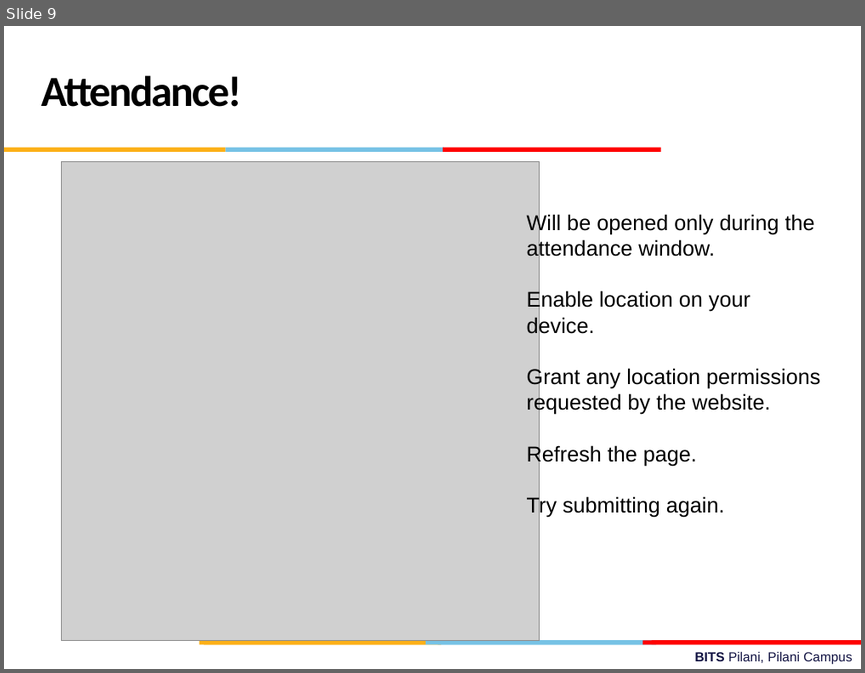
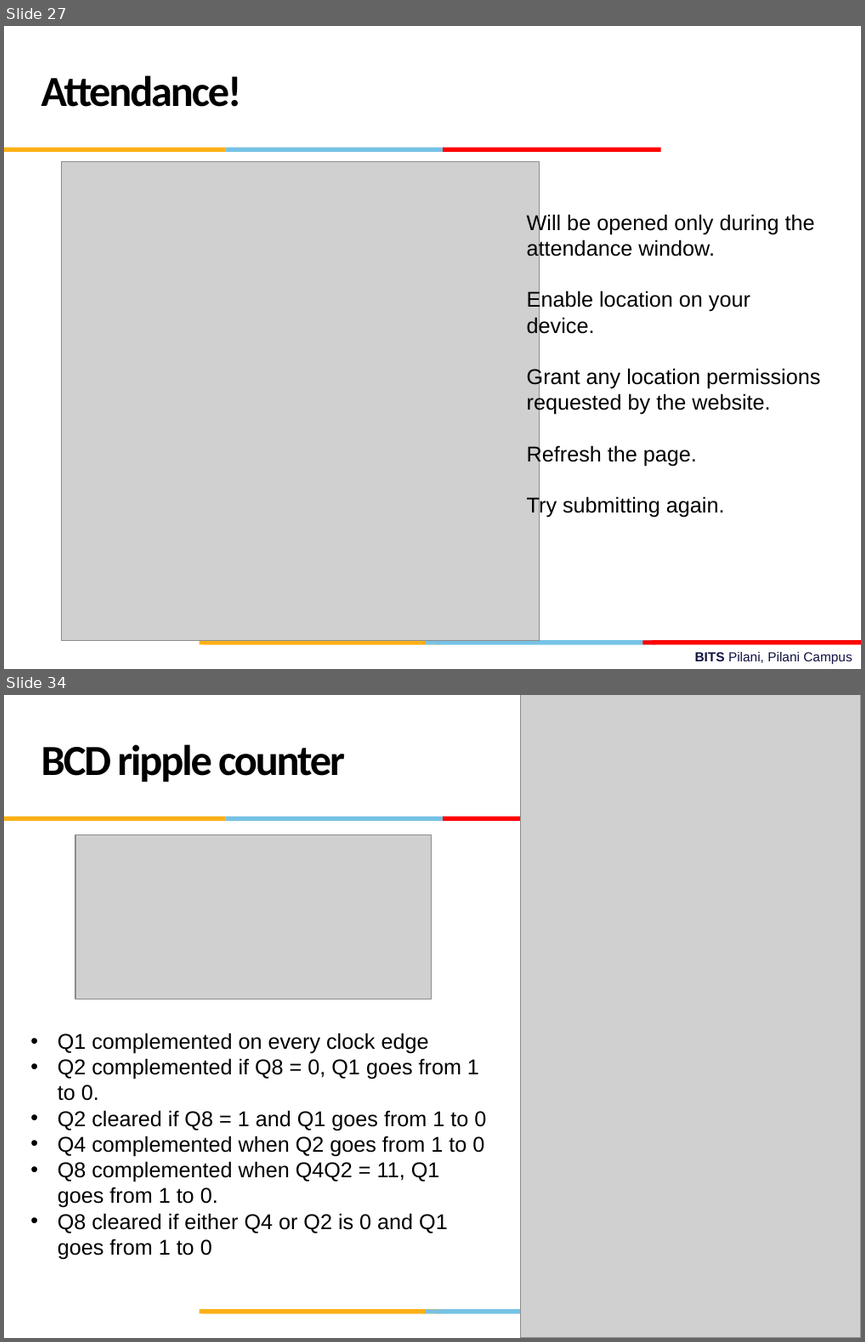
Before and after one commit to csndl-iitd/f2152025, a slide deck: Lec-18-19.pptx. Shown one above the other, each under a label of ours: slide 9 before the commit, slides 27 and 34 after it; the slides between them are not shown. The pictures are 865x673 and 865x1342 pixels, drawn with LibreOffice and Linux fonts; fonts in the diff are those of the drawing; grey boxes stand for pictures; background and template pictures are left out. Boxes give left, top, right and bottom in pixels: in the first picture for what was removed or moved away, otherwise in the second. Text is boxed around its words. In the diff, an @@ line names an element or a change of style, - is before the commit and + after.

Commit message:
lec 18-19 updated with ripple counters

```diff
--- a/Lec-18-19.pptx
+++ b/Lec-18-19.pptx
@@ slide 34 added at (4,695,861,1338), background #FFFFFF; not listed: 10 template elements that a slide beside it also shows @@
@@ picture added at (520,695,861,1338) @@
@@ text added at (41,744,345,782), 36 pt, text #000000, bold @@
+BCD ripple counter
@@ picture added at (75,835,431,999) @@
@@ text added at (58,1032,486,1259), 18 pt, text #000000 @@
+• Q1 complemented on every clock edge
+• Q2 complemented if Q8 = 0, Q1 goes from 1 to 0.
+• Q2 cleared if Q8 = 1 and Q1 goes from 1 to 0
+• Q4 complemented when Q2 goes from 1 to 0
+• Q8 complemented when Q4Q2 = 11, Q1 goes from 1 to 0.
+• Q8 cleared if either Q4 or Q2 is 0 and Q1 goes from 1 to 0
@@ what was slide 9 is now slide 27 @@
```
Also in this commit, not shown: 7 other slides added.
